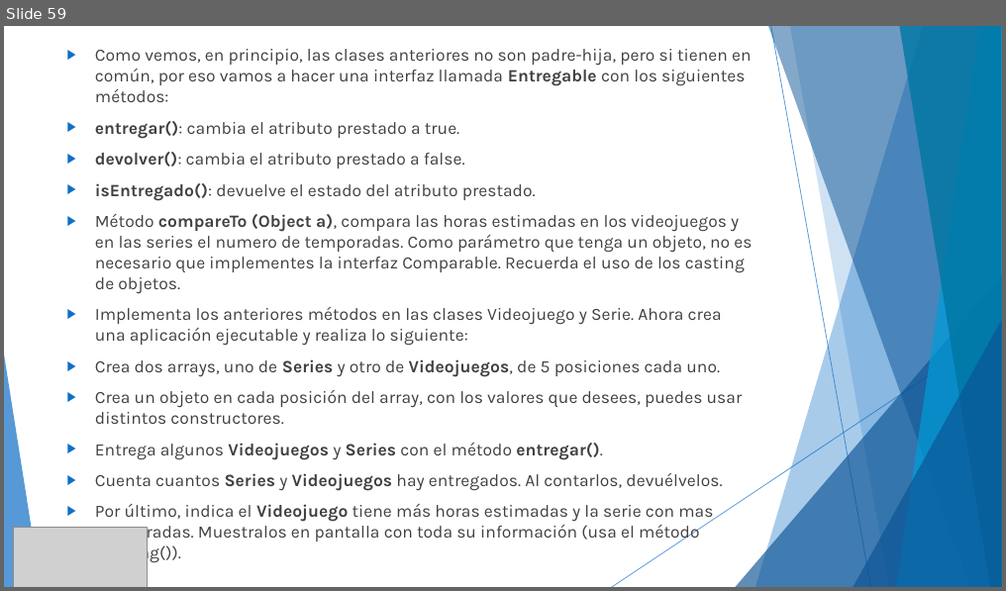
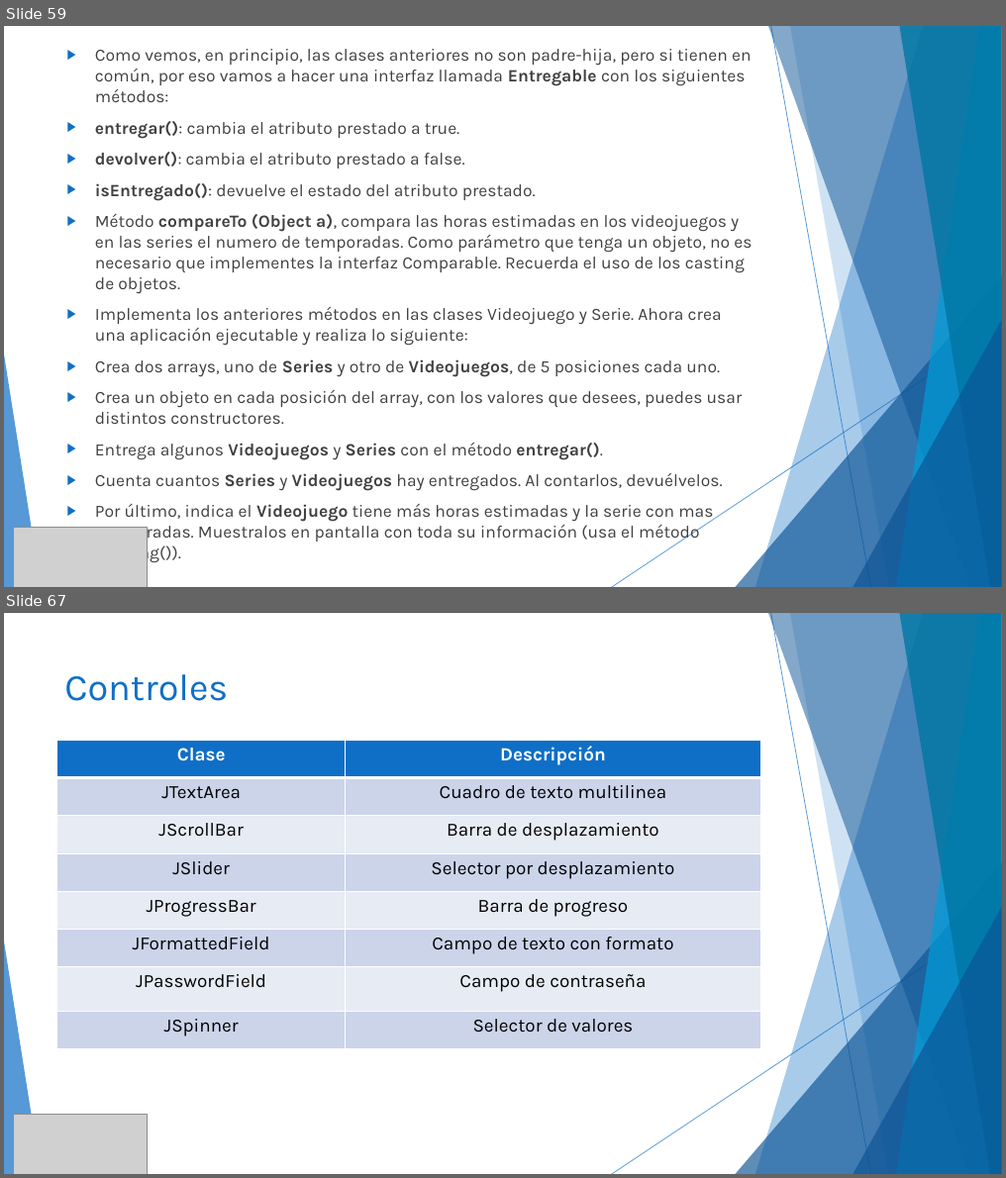
Before and after one commit to MChuil/Java, a slide deck: JAVA.pptx. Shown one above the other, each under a label of ours: slide 59 before the commit, slides 59 and 67 after it; the slides between them are not shown. The pictures are 1006x591 and 1006x1178 pixels, drawn with LibreOffice and Linux fonts; fonts in the diff are those of the drawing; grey boxes stand for pictures. Boxes give left, top, right and bottom in pixels: in the first picture for what was removed or moved away, otherwise in the second. Text is boxed around its words. In the diff, an @@ line names an element or a change of style, - is before the commit and + after.

```diff
--- a/JAVA.pptx
+++ b/JAVA.pptx
@@ slide 67 added at (4, 613, 1002, 1174), background #FFFFFF; not listed: 10 template elements that a slide beside it also shows @@
@@ title added at (64, 674, 228, 701), 36 pt, text #0F6FC6 @@
+Controles
@@ table added at (57, 741, 761, 1050), 8 rows, 2 columns @@
+Clase | Descripción
+JTextArea | Cuadro de texto multilinea
+JScrollBar | Barra de desplazamiento
+JSlider | Selector por desplazamiento
+JProgressBar | Barra de progreso
+JFormattedField | Campo de texto con formato
+JPasswordField | Campo de contraseña
+JSpinner | Selector de valores
@@ picture added at (14, 1115, 147, 1174) @@
```
Also in this commit, not shown: 2 slides changed, 11 other slides added, 1 slide removed, 22 other files.
